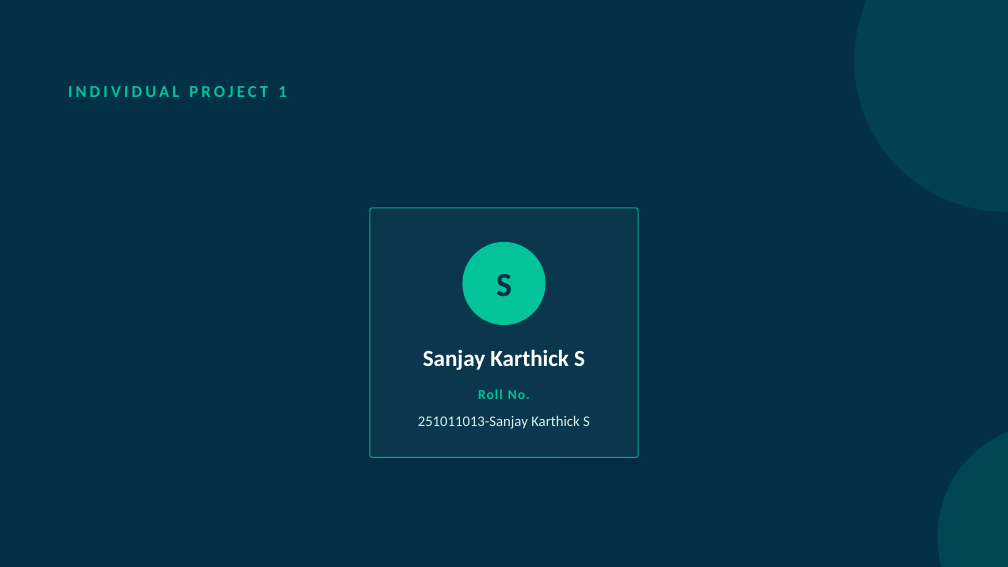
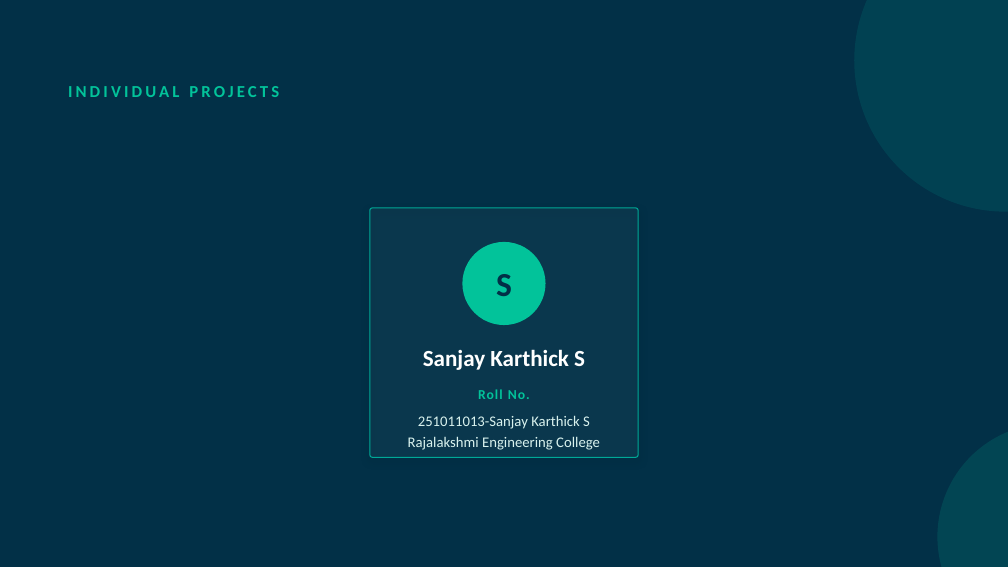
Before and after one commit to sanjaykarthickofficial03/Sanjay-Karthick-S-LTM-Project-Reviews, a slide deck: slide 1 of Zeroth_Review_SanjayKarthick.pptx. Drawn at 1008x567 pixels with LibreOffice and Linux fonts; fonts in the diff are those of the drawing. Boxes give left, top, right and bottom in pixels: in the first picture for what was removed or moved away, otherwise in the second. Text is boxed around its words. In the diff, an @@ line names an element or a change of style, - is before the commit and + after.

```diff
--- a/Zeroth_Review_SanjayKarthick.pptx
+++ b/Zeroth_Review_SanjayKarthick.pptx
@@ text at (68, 86, 279, 97): text changed @@
-INDIVIDUAL PROJECT 1
+INDIVIDUAL PROJECTS
@@ text added at (408, 436, 600, 450), 14 pt, text #D9F2EE @@
+Rajalakshmi Engineering College
```
